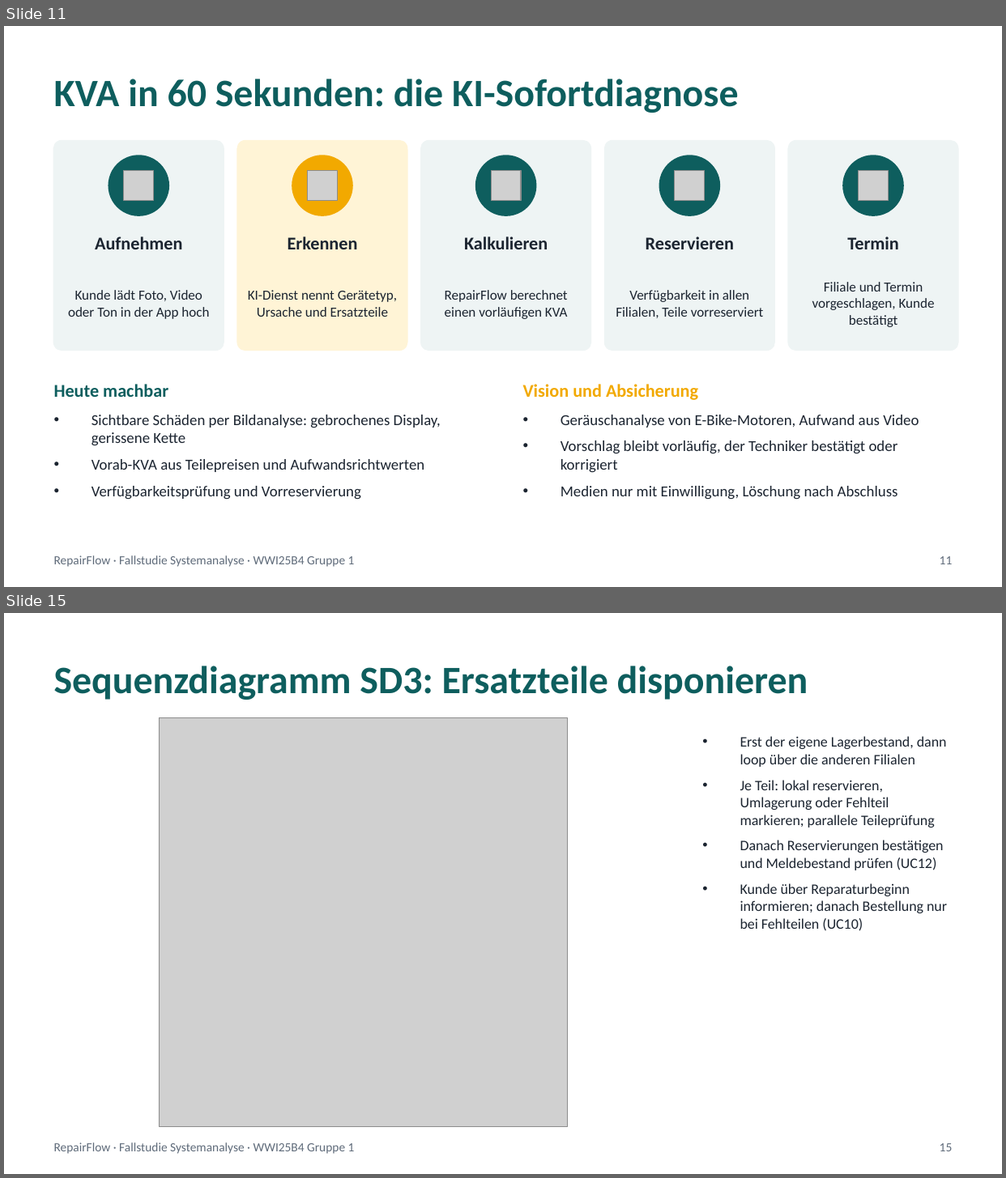
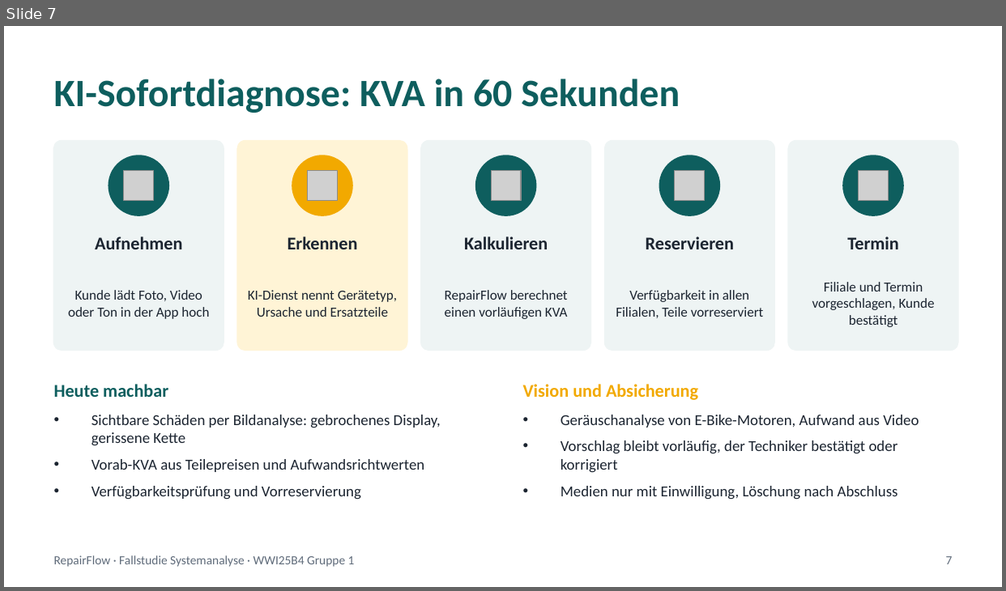
Before and after one commit to jakobschwan123-cmd/casestudy-semester-3, a slide deck: 4_praesentation/Abschlusspraesentation.pptx. Shown one above the other, each under a label of ours: slides 11 and 15 before the commit, slide 7 after it; the slides between them are not shown. The pictures are 1006x1178 and 1006x591 pixels, drawn with LibreOffice and Linux fonts; fonts in the diff are those of the drawing; grey boxes stand for pictures. Boxes give left, top, right and bottom in pixels: in the first picture for what was removed or moved away, otherwise in the second. Text is boxed around its words. In the diff, an @@ line names an element or a change of style, - is before the commit and + after.

```diff
--- a/4_praesentation/Abschlusspraesentation.pptx
+++ b/4_praesentation/Abschlusspraesentation.pptx
@@ slide 15 removed at (x1=4, y1=613, x2=1002, y2=1174), background #FFFFFF @@
@@ text removed at (x1=54, y1=666, x2=808, y2=700) @@
-Sequenzdiagramm SD3: Ersatzteile disponieren
@@ picture removed at (x1=159, y1=717, x2=567, y2=1127) @@
@@ text removed at (x1=740, y1=736, x2=947, y2=931) @@
-• Erst der eigene Lagerbestand, dann loop über die anderen Filialen
-• Je Teil: lokal reservieren, Umlagerung oder Fehlteil markieren; parallele Teileprüfung
-• Danach Reservierungen bestätigen und Meldebestand prüfen (UC12)
-• Kunde über Reparaturbeginn informieren; danach Bestellung nur bei Fehlteilen (UC10)
@@ text removed at (x1=54, y1=1143, x2=355, y2=1154) @@
-RepairFlow · Fallstudie Systemanalyse · WWI25B4 Gruppe 1
@@ text removed at (x1=940, y1=1144, x2=953, y2=1152) @@
-15
@@ what was slide 11 is now slide 7 @@
@@ slide 7 changed as well @@
@@ text at (x1=54, y1=79, x2=680, y2=113): text changed @@
-KVA in 60 Sekunden: die KI-Sofortdiagnose
+KI-Sofortdiagnose: KVA in 60 Sekunden
@@ text at (x1=946, y1=557, x2=953, y2=565): text changed @@
-11
+7
```
Also in this commit, not shown: 8 other slides changed, 8 slides added, 9 other slides removed, 13 other files.
